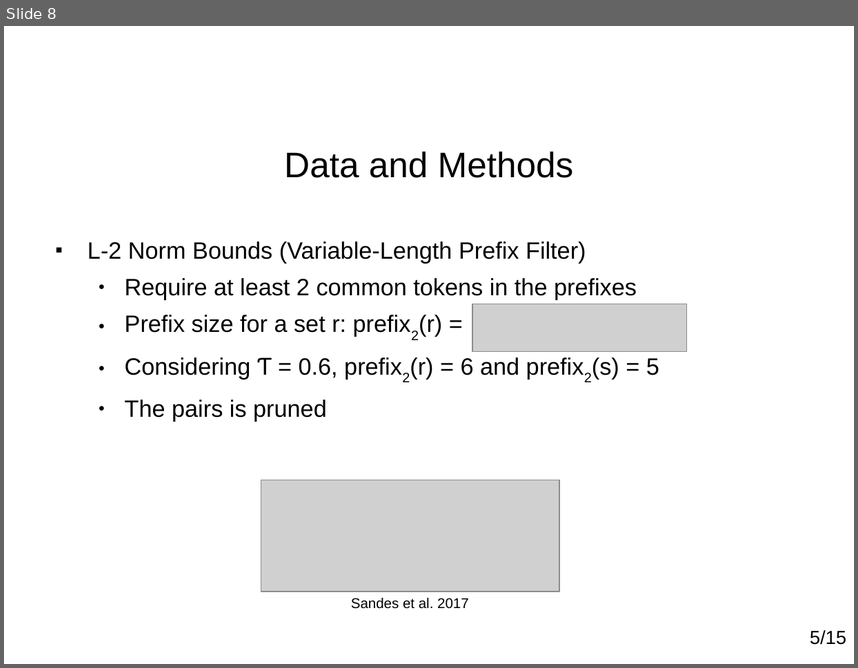
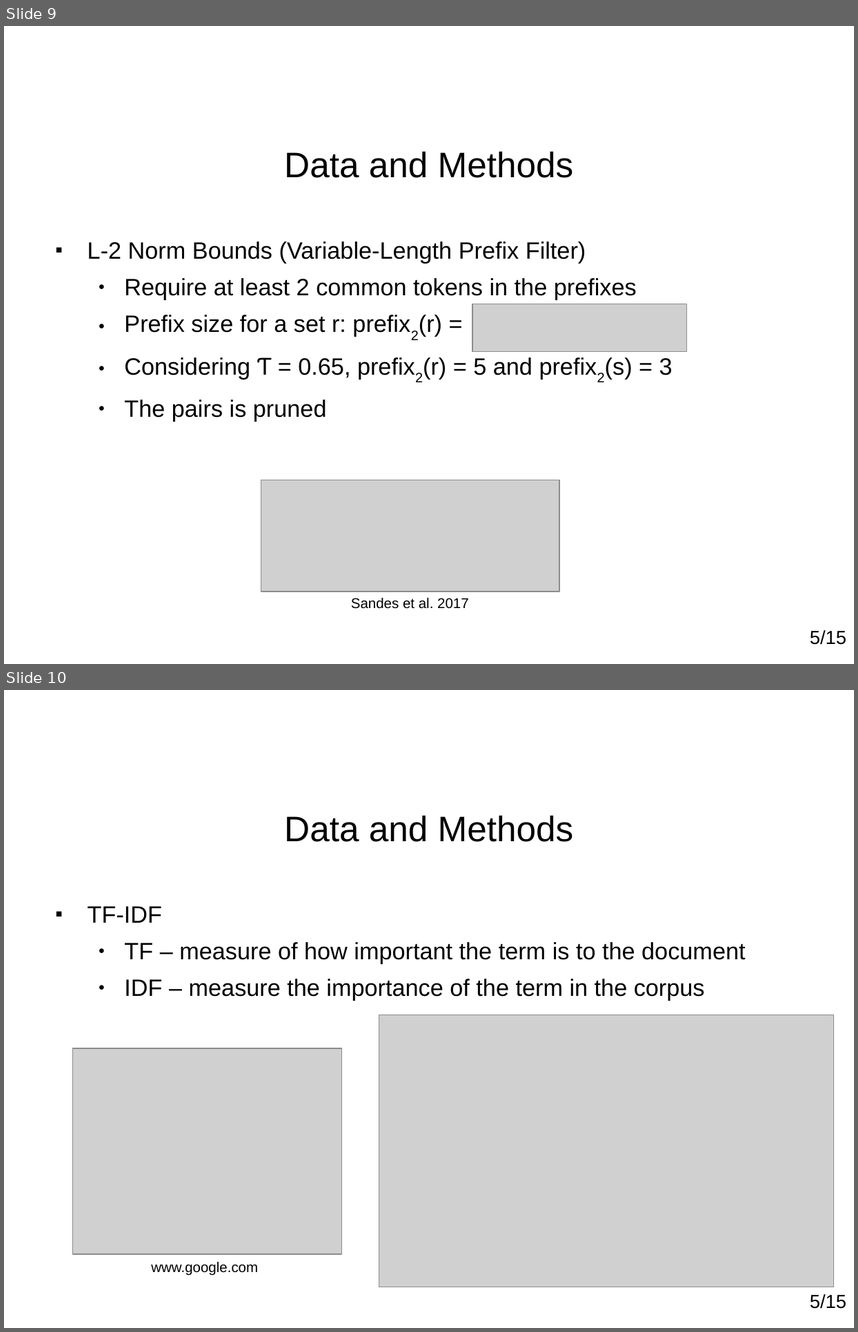
Before and after one commit to paulohq/apresentacao-L2AP, a slide deck: apresentacao-L2AP.ppt. Shown one above the other, each under a label of ours: slide 8 before the commit, slides 9 and 10 after it. The pictures are 858x668 and 858x1332 pixels, drawn with LibreOffice and Linux fonts; fonts in the diff are those of the drawing; grey boxes stand for pictures; background and template pictures are left out. Boxes give left, top, right and bottom in pixels: in the first picture for what was removed or moved away, otherwise in the second. Text is boxed around its words. In the diff, an @@ line names an element or a change of style, - is before the commit and + after.

```diff
--- a/apresentacao-L2AP.ppt
+++ b/apresentacao-L2AP.ppt
@@ slide 10 added at bbox=[4, 690, 854, 1328], background picture (left out) @@
@@ title added at bbox=[284, 815, 574, 842], 30 pt, text #000000 @@
+Data and Methods
@@ text added at bbox=[87, 906, 745, 1000], 20 pt, text #000000 @@
+■ TF-IDF
+  ● TF – measure of how important the term is to the document
+  ● IDF – measure the importance of the term in the corpus
@@ picture added at bbox=[379, 1015, 833, 1287] @@
@@ picture added at bbox=[73, 1048, 342, 1254] @@
@@ text added at bbox=[151, 1261, 258, 1275], 12 pt, text #000000 @@
+www.google.com
@@ text added at bbox=[810, 1294, 846, 1308], 16 pt, text #000000 @@
+5/15
@@ what was slide 8 is now slide 9 @@
@@ slide 9 changed as well @@
@@ text at bbox=[124, 357, 673, 379]: text changed @@
-  ● Considering Ƭ = 0.6, prefix2(r) = 6 and prefix2(s) = 5
+  ● Considering Ƭ = 0.65, prefix2(r) = 5 and prefix2(s) = 3
```
Also in this commit, not shown: 5 other slides changed, 1 other slide added, 4 other files.
